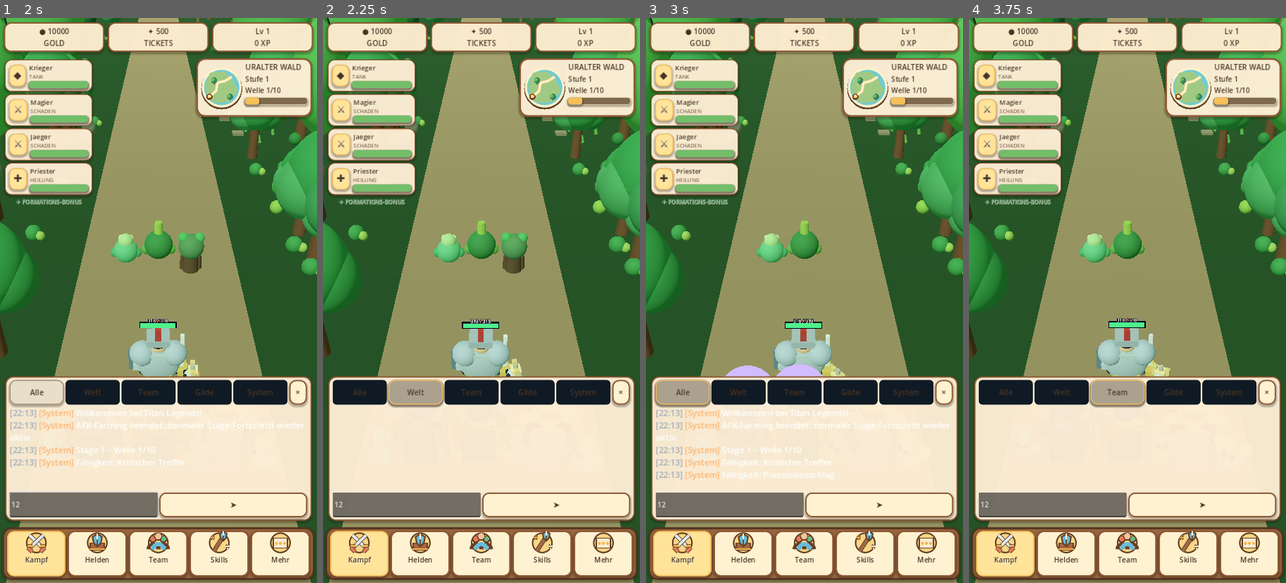
Above: before the commit, frames 1-4 (left to right).
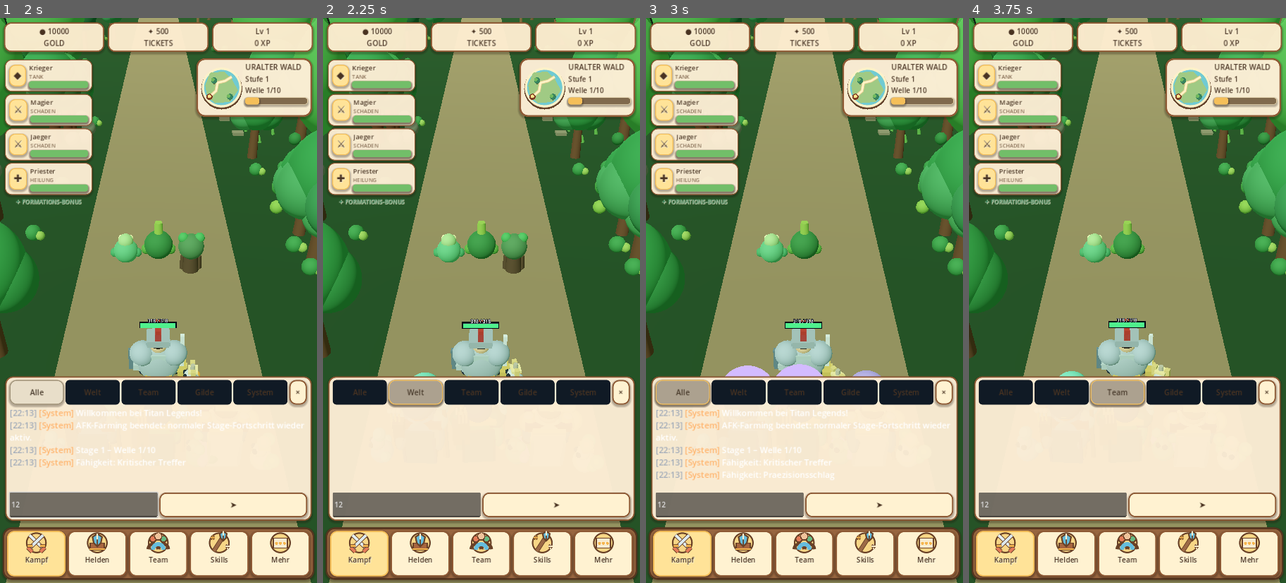
Above: after the commit, the same moments.

Repository: xynewageyx/TitanLegend
Game: Godot game, scene res://scenes/main.tscn
The game is run twice, just before and just after one commit, with the same random seed, the same clock (stepped at 60 frames per second) and the same inputs.
Inputs (mouse positions are in pixels of both pictures, inside the frame that each line leads up to):
- Up to frame 1 (2 s): click "☰ System · Stage 1 – Welle 1/…" at 0.5 s; click (82, 503) at 1.27 s; type "12" at 1.35 s
- Up to frame 2 (2.25 s): click "Welt" at 2 s
- Up to frame 3 (3 s): click "Alle" at 2.75 s
- Up to frame 4 (3.75 s): click "Team" at 3.5 s

Frame 1 is identical in both runs. In frame 2, less than 0.1% of the frame differs, in the area x 28-36%, y 62-64%; in frame 3, less than 0.1%, in the area x 65-75%, y 62-64%; in frame 4, less than 0.1%.

Commit message:
Improve melee ranged and spell attack flash readability in portrait

Diff:
--- a/scripts/hero_combat_motion.gd
+++ b/scripts/hero_combat_motion.gd
@@ -210,8 +210,10 @@
   magic_flash.visible = true
   var fx_strength: float = 0.75 if class_id in [2, 4] else (1.25 if class_id in [0, 1, 10] else 1.0)
   magic_flash.scale = Vector3.ONE * (0.65 + 1.55 * swing * fx_strength)
-  magic_flash.position.z = -0.22 * swing
-  magic_flash.position.y = 0.12 * swing if class_id in [3, 6, 7, 8, 9] else 0.0
+  # Keep the impact flash close to the weapon for melee, but project
+  # ranged and spell effects slightly forward for better portrait readability.
+  magic_flash.position.z = (-0.55 if class_id in [4, 5] else (-0.42 if class_id in [2, 3, 6, 7, 8, 9] else -0.22)) * swing
+  magic_flash.position.y = (0.18 if class_id in [3, 6, 7, 8, 9] else (0.08 if class_id in [2, 4, 5] else 0.0)) * swing
  else:
   magic_flash.visible = false
   magic_flash.position.z = 0.0
